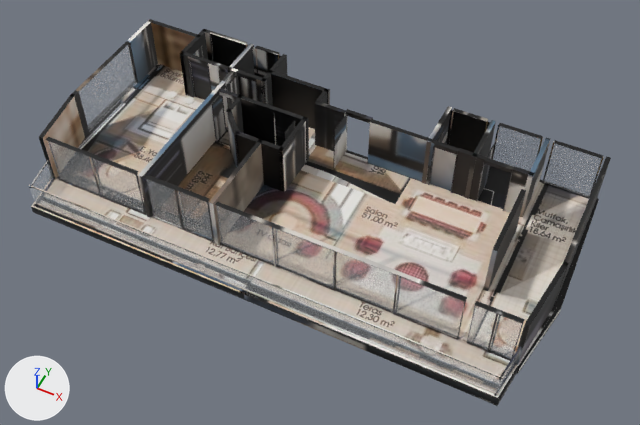
An edit to the glTF model akasya-3d/koru-3/model.glb, drawn before and after from the same camera.
Both versions are drawn from a 50 mm camera at (10.9, -20.8, 25.5) aimed at (0.8, -0.6, 0.2). Every picture has the same lights, and +X, +Y and +Z are marked at lower left. The older version comes first. Where no turn or scale is listed for an object, it has been applied to the vertices. Vertices at exactly the same position are counted once.

Script lines for the objects in view, before the commit:
```python
mat_baked = bpy.data.materials.new('baked')
mat_baked.use_nodes = True; mat_baked.node_tree.nodes.clear()
_N = mat_baked.node_tree.nodes; _L = mat_baked.node_tree.links
n0 = _N.new('ShaderNodeBsdfPrincipled'); n0.name = 'Principled BSDF'
n1 = _N.new('ShaderNodeOutputMaterial'); n1.name = 'Material Output'
n2 = _N.new('ShaderNodeTexImage'); n2.name = 'Image Texture'
n2.image = img_model_glb
n3 = _N.new('ShaderNodeMapping'); n3.name = 'Mapping'
n3.inputs[1].default_value = (0.00142, -14.96, 0.0)  # 'Location'
n3.inputs[3].default_value = (15.84, 15.96, 1.0)  # 'Scale'
n4 = _N.new('ShaderNodeUVMap'); n4.name = 'UV Map'
n4.uv_map = 'UVMap'
_L.new(n0.outputs[0], n1.inputs[0])  # 'BSDF' to 'Surface'
_L.new(n2.outputs[0], n0.inputs[0])  # 'Color' to 'Base Color'
_L.new(n3.outputs[0], n2.inputs[0])  # 'Vector' to 'Vector'
_L.new(n4.outputs[0], n3.inputs[0])  # 'UV' to 'Vector'
me_mesh_0 = bpy.data.meshes.new('Mesh_0')
me_mesh_0.from_pydata(...)  # 2934 vertices, 5060 faces; spans x 0.0..20.6, y -10.2..0.0, z 0.0..2.6
me_mesh_0.materials.append(mat_baked)
me_mesh_2 = bpy.data.meshes.new('Mesh_2')
me_mesh_2.from_pydata(...)  # 8 vertices, 12 faces; spans x 0.9..19.8, y -10.1..-10.0, z 0.4..1.4
me_mesh_2.materials.append(mat_glass_rt)  # white #edf3f9
me_mesh_4 = bpy.data.meshes.new('Mesh_4')
me_mesh_4.from_pydata(...)  # a box spanning x 8.44..17.83, y -8.6..-8.58, z 0.36..2.61
me_mesh_4.materials.append(mat_glass_rt)  # white #edf3f9
ob_mesh_0 = bpy.data.objects.new('Mesh_0', me_mesh_0)
ob_mesh_0.location = (-10.31, 5.11, -0.36)
ob_mesh_2 = bpy.data.objects.new('Mesh_2', me_mesh_2)
ob_mesh_2.location = (-10.31, 5.11, -0.36)
ob_mesh_4 = bpy.data.objects.new('Mesh_4', me_mesh_4)
ob_mesh_4.location = (-10.31, 5.11, -0.36)
# also in view: 'Mesh_11' at (6.6, 4.9, 1.1); 'Mesh_12' at (8.9, 4.9, 1.1); 'Mesh_5' at (-7.3, -3.5, 1.1); 'Mesh_7' at (8.6, -3.5, 1.1); 'Mesh_6' at (-3.5, -3.5, 1.1)
```
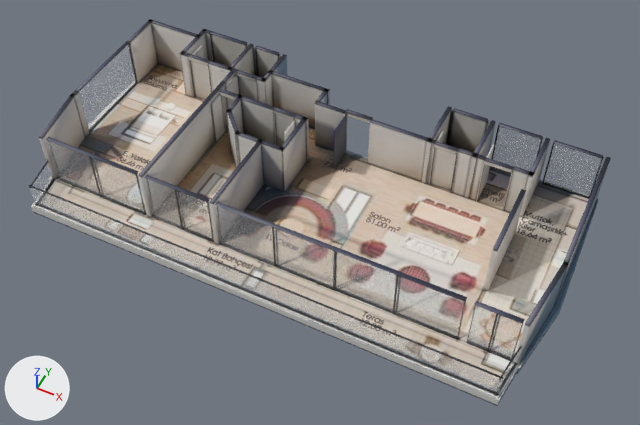
Where the change shows, as pixel boxes (x1, y1, x2, y2) in the pictures (640 x 425 px):
'Mesh_0', surface changed: (29, 19, 610, 406) in both
part 1 of me_mesh_0, reshaped: before (29, 112, 243, 206); after (29, 19, 556, 406)
part 2 of me_mesh_0, surface changed (black to grey): (29, 20, 609, 395) in both

The change, as a diff of the scene's bpy script:
```diff
--- a/akasya-3d/koru-3/model.glb.py
+++ b/akasya-3d/koru-3/model.glb.py
@@ mat_baked @@
 n3 = _N.new('ShaderNodeMapping'); n3.name = 'Mapping'
-n3.inputs[1].default_value = (0.00142, -14.96, 0.0)  # 'Location'
-n3.inputs[3].default_value = (15.84, 15.96, 1.0)  # 'Scale'
+n3.inputs[1].default_value = (0.00115, -14.87, 0.0)  # 'Location'
+n3.inputs[3].default_value = (15.97, 15.86, 1.0)  # 'Scale'
 n4 = _N.new('ShaderNodeUVMap'); n4.name = 'UV Map'
@@ me_mesh_0 @@
 # used by ob_mesh_0; location = (-10.31, 5.11, -0.36)
-me_mesh_0.from_pydata(...)  # 2934 vertices, 5060 faces; spans x 0.0..20.6, y -10.2..0.0, z 0.0..2.6
+me_mesh_0.from_pydata(...)  # 3417 vertices, 6153 faces; spans x 0.0..20.6, y -10.2..0.0, z 0.0..2.6
+# me_mesh_0 part 1: 10 vertices moved within x 5.2..18.1, y -10.1..-3.3, z 0.0..0.4; 4 vertices removed from x 1.1, y -10.1, z 0.4..1.4; 487 vertices added at x 0.2..20.0, y -10.2..-0.1, z 0.0..2.6
+# me_mesh_0 part 2: 3254 kept faces spanning x 0.0..20.6, y -10.1..0.0, z 0.0..2.6 get new texture (UV) coordinates
 me_mesh_0.materials.append(mat_baked)
```
